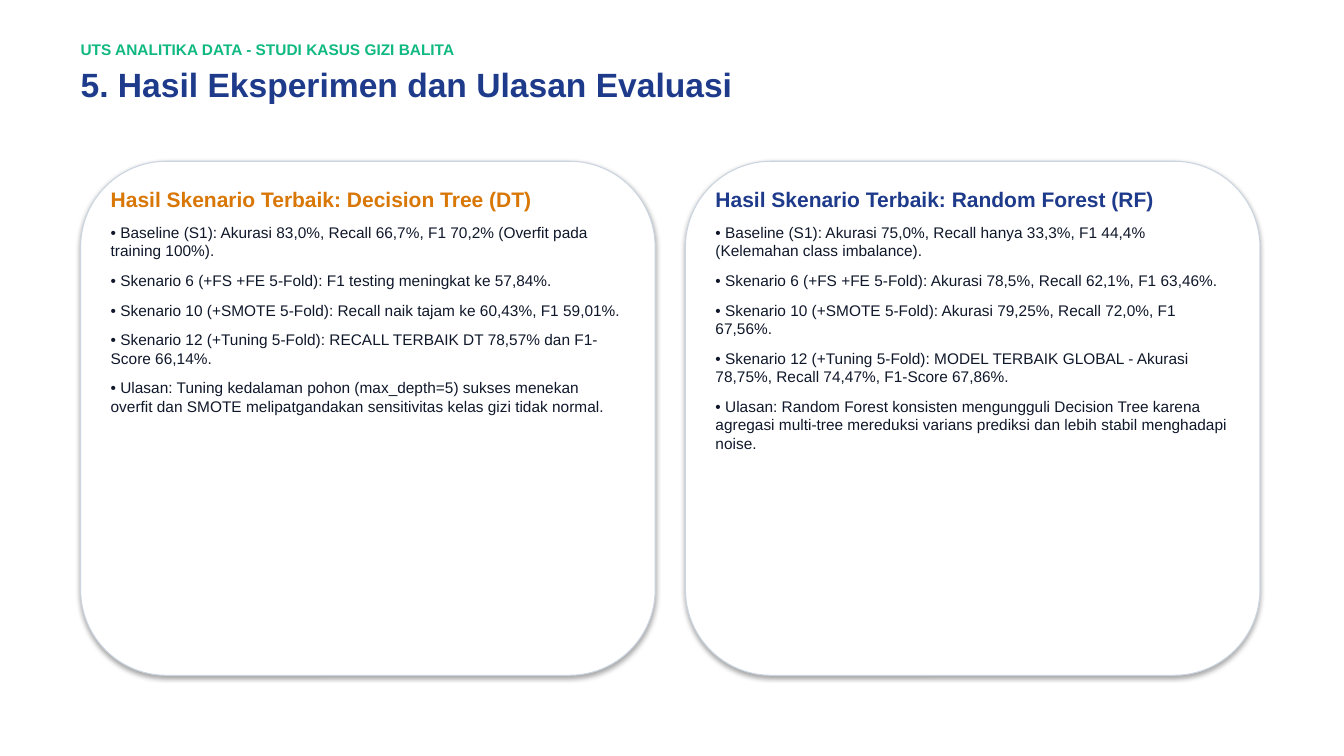
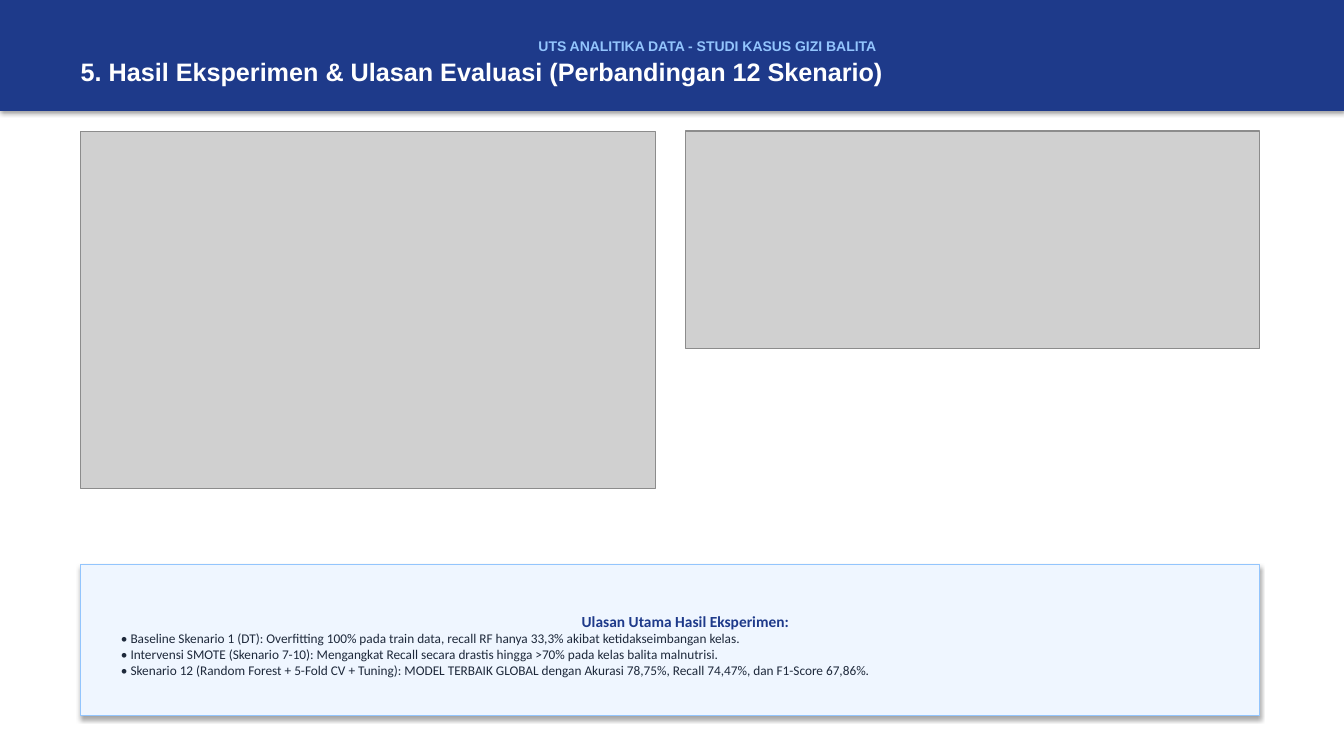
Before and after one commit to Syaahnhl/uts-analitika-data-07003, a slide deck: slide 6 of Presentasi_UTS_AnalitikaData_A12.2023.07003.pptx. Drawn at 1344x756 pixels with LibreOffice and Linux fonts; fonts in the diff are those of the drawing; grey boxes stand for pictures. Boxes give left, top, right and bottom in pixels: in the first picture for what was removed or moved away, otherwise in the second. Text is boxed around its words. In the diff, an @@ line names an element or a change of style, - is before the commit and + after.

```diff
--- a/Presentasi_UTS_AnalitikaData_A12.2023.07003.pptx
+++ b/Presentasi_UTS_AnalitikaData_A12.2023.07003.pptx
@@ rectangle "UTS ANALITIKA DATA - STUDI ...": place and size @@
-rectangle "UTS ANALITIKA DATA - STUDI ..." at bbox=[81, 44, 732, 104]
+rectangle "UTS ANALITIKA DATA - STUDI ..." at bbox=[0, 0, 1344, 111]
@@ rectangle "UTS ANALITIKA DATA - STUDI ..." at bbox=[0, 0, 1344, 111]: vertical alignment top to middle; fill none to #1E3A8A; shadow on @@
@@ text in rectangle at bbox=[538, 41, 876, 51]: size 11 to 10 pt, text colour #10B981 to #93C5FD in "UTS ANALITIKA DATA - STUDI KASUS GIZI ..."; alignment left to centre; more space between paragraphs @@
@@ text in rectangle at bbox=[81, 62, 883, 87]: text changed; size 24 to 18 pt; text colour #1E3A8A to #FFFFFF @@
-5. Hasil Eksperimen dan Ulasan Evaluasi
+5. Hasil Eksperimen & Ulasan Evaluasi (Perbandingan 12 Skenario)
@@ picture added at bbox=[81, 131, 655, 488] @@
@@ picture added at bbox=[686, 131, 1260, 348] @@
@@ rounded rectangle removed at bbox=[81, 161, 655, 676] @@
@@ rounded rectangle removed at bbox=[686, 161, 1260, 676] @@
@@ text removed at bbox=[111, 191, 620, 415] @@
-Hasil Skenario Terbaik: Decision Tree (DT)
-• Baseline (S1): Akurasi 83,0%, Recall 66,7%, F1 70,2% (Overfit pada training 100%).
-• Skenario 6 (+FS +FE 5-Fold): F1 testing meningkat ke 57,84%.
-• Skenario 10 (+SMOTE 5-Fold): Recall naik tajam ke 60,43%, F1 59,01%.
-• Skenario 12 (+Tuning 5-Fold): RECALL TERBAIK DT 78,57% dan F1-Score 66,14%.
-• Ulasan: Tuning kedalaman pohon (max_depth=5) sukses menekan overfit dan SMOTE melipatgandakan sensitivitas kelas gizi tidak normal.
@@ text removed at bbox=[715, 191, 1227, 449] @@
-Hasil Skenario Terbaik: Random Forest (RF)
-• Baseline (S1): Akurasi 75,0%, Recall hanya 33,3%, F1 44,4% (Kelemahan class imbalance).
-• Skenario 6 (+FS +FE 5-Fold): Akurasi 78,5%, Recall 62,1%, F1 63,46%.
-• Skenario 10 (+SMOTE 5-Fold): Akurasi 79,25%, Recall 72,0%, F1 67,56%.
-• Skenario 12 (+Tuning 5-Fold): MODEL TERBAIK GLOBAL - Akurasi 78,75%, Recall 74,47%, F1-Score 67,86%.
-• Ulasan: Random Forest konsisten mengungguli Decision Tree karena agregasi multi-tree mereduksi varians prediksi dan lebih stabil menghadapi noise.
@@ rectangle added at bbox=[81, 565, 1260, 716], fill #EFF6FF, outline #93C5FD 0.75 pt, 9.5 pt, text #1E293B @@
+Ulasan Utama Hasil Eksperimen:
+• Baseline Skenario 1 (DT): Overfitting 100% pada train data, recall RF hanya 33,3% akibat ketidakseimbangan kelas.
+• Intervensi SMOTE (Skenario 7-10): Mengangkat Recall secara drastis hingga >70% pada kelas balita malnutrisi.
+• Skenario 12 (Random Forest + 5-Fold CV + Tuning): MODEL TERBAIK GLOBAL dengan Akurasi 78,75%, Recall 74,47%, dan F1-Score 67,86%.
```
Also in this commit, not shown: 5 other slides changed, 1 slide added, 1 slide removed, 3 other files.
